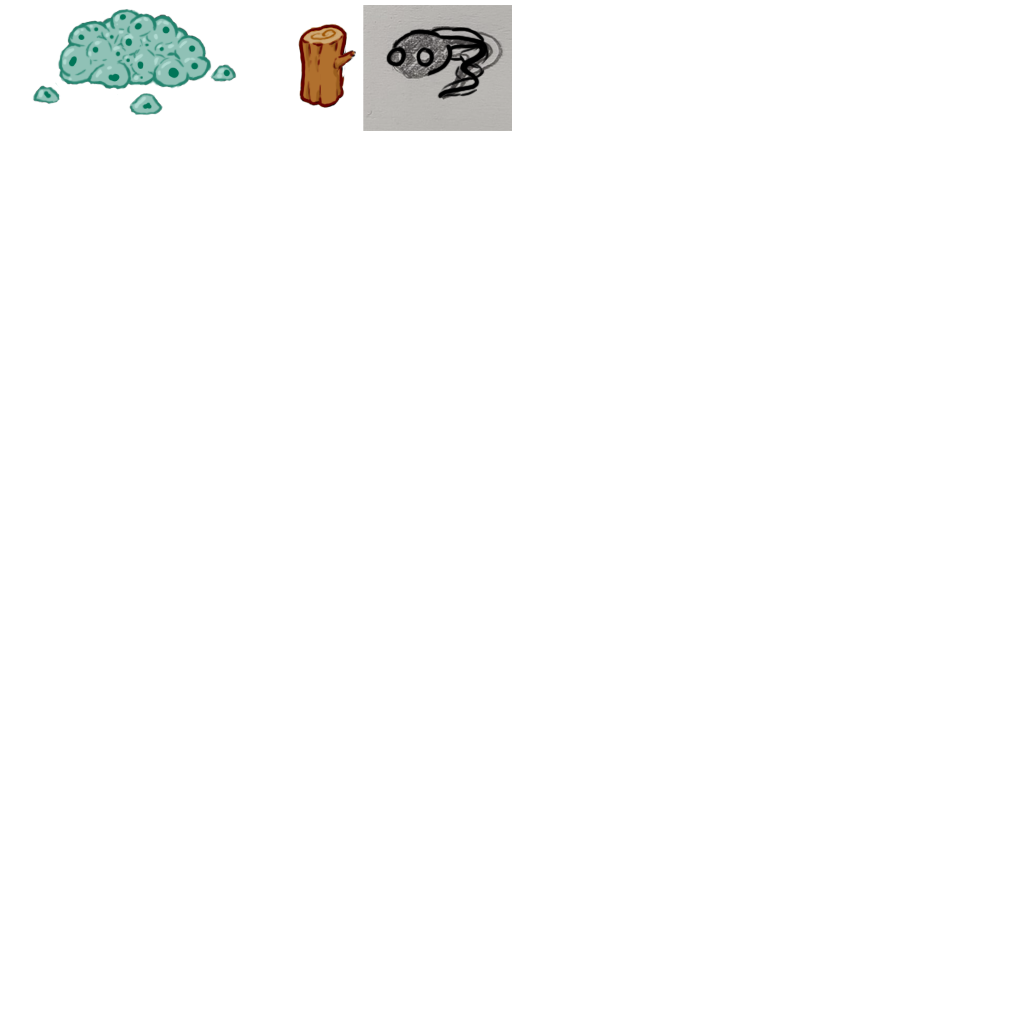
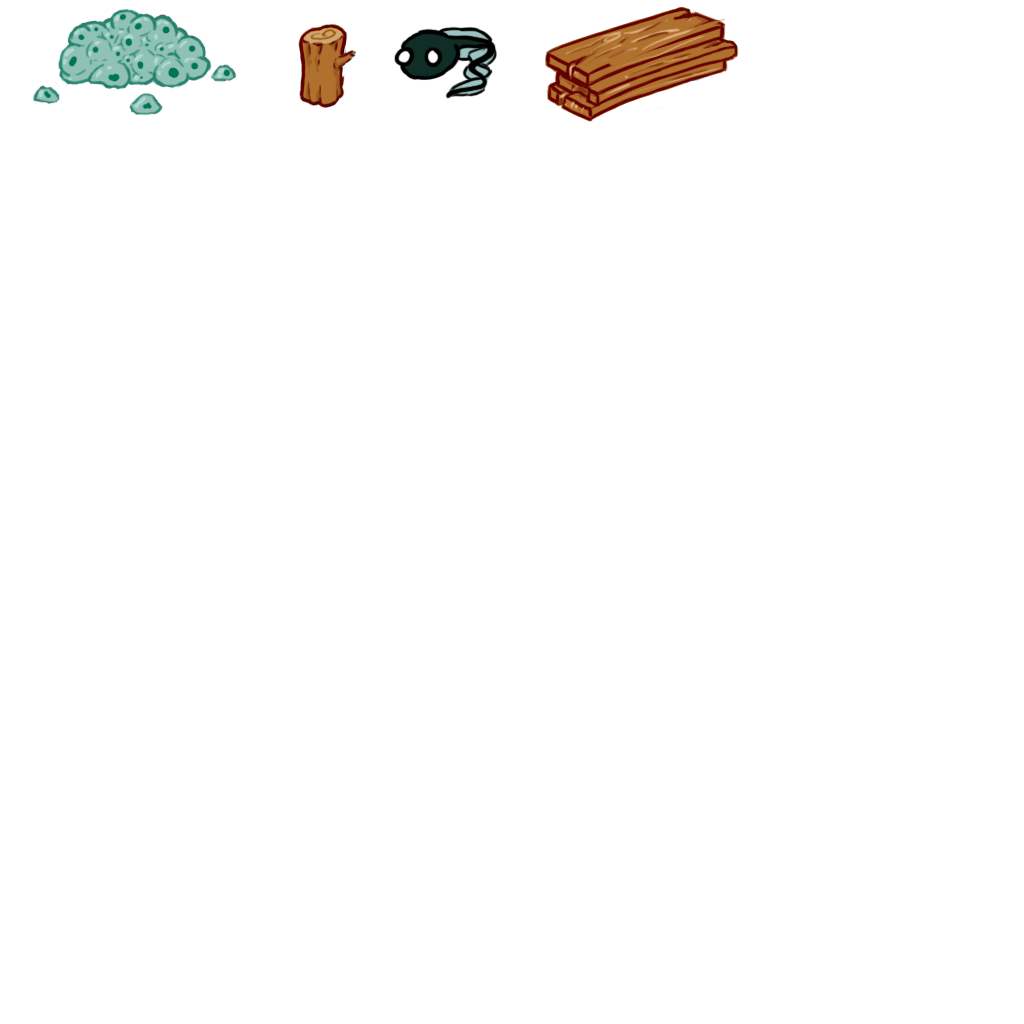
Layer changes from the first 1024px x 1024px image to the second:
added group "Planche" with 4 layers above "Tadpole" over [543, 6, 739, 122]
added layer "relife" in group "Planche" over [543, 10, 726, 113]
added layer "border" (1st of 2, in "Planche") (overlay) in group "Planche" over [545, 7, 739, 122]
added layer "bg" (1st of 3, in "Planche") in group "Planche" over [545, 6, 739, 122]
moved "Layer 2" into group "Tadpole", painted on it over [386, 26, 497, 99]
removed layer "Layer 1" (was 75%) over [363, 5, 512, 131]
added layer "bg" (2nd of 3, in "Tadpole") in group "Tadpole" over [396, 27, 496, 97]
